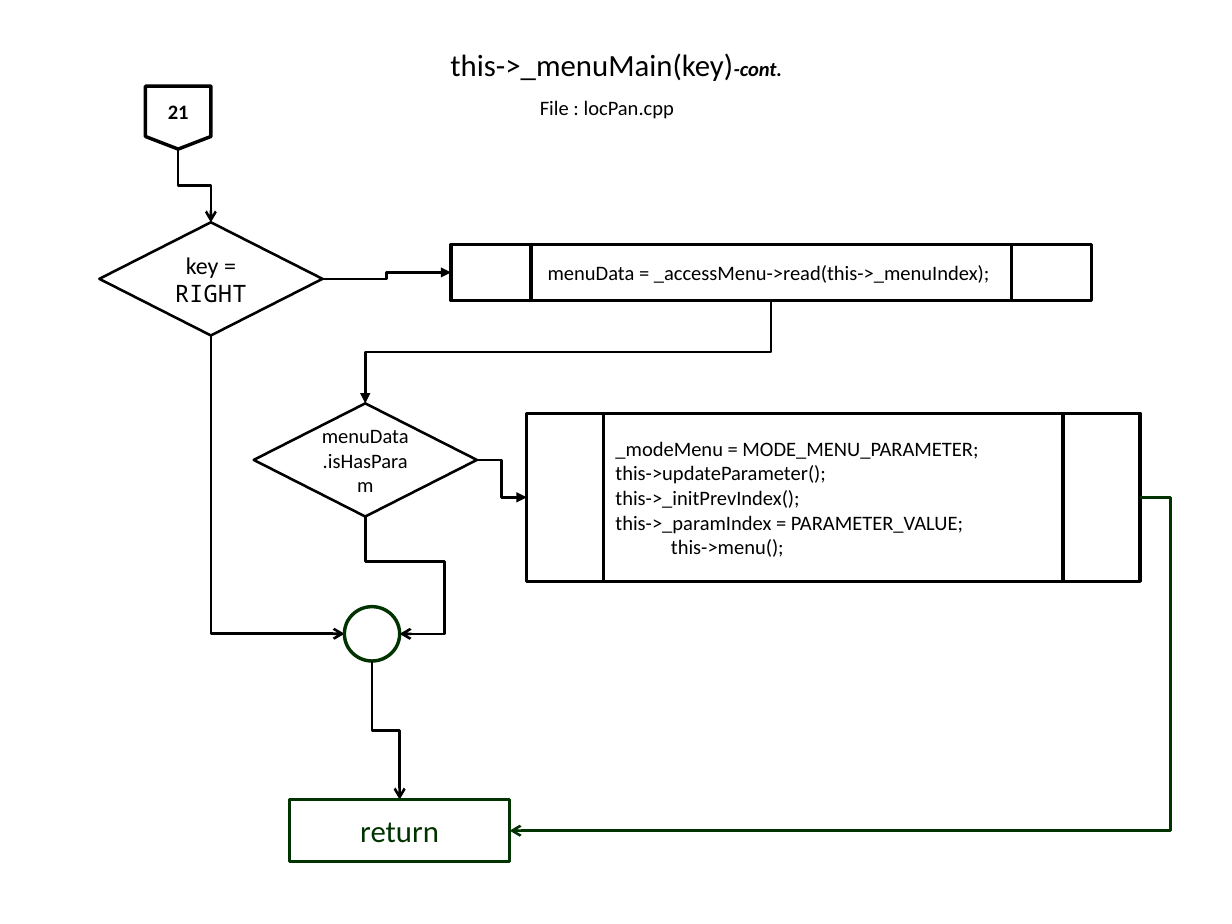
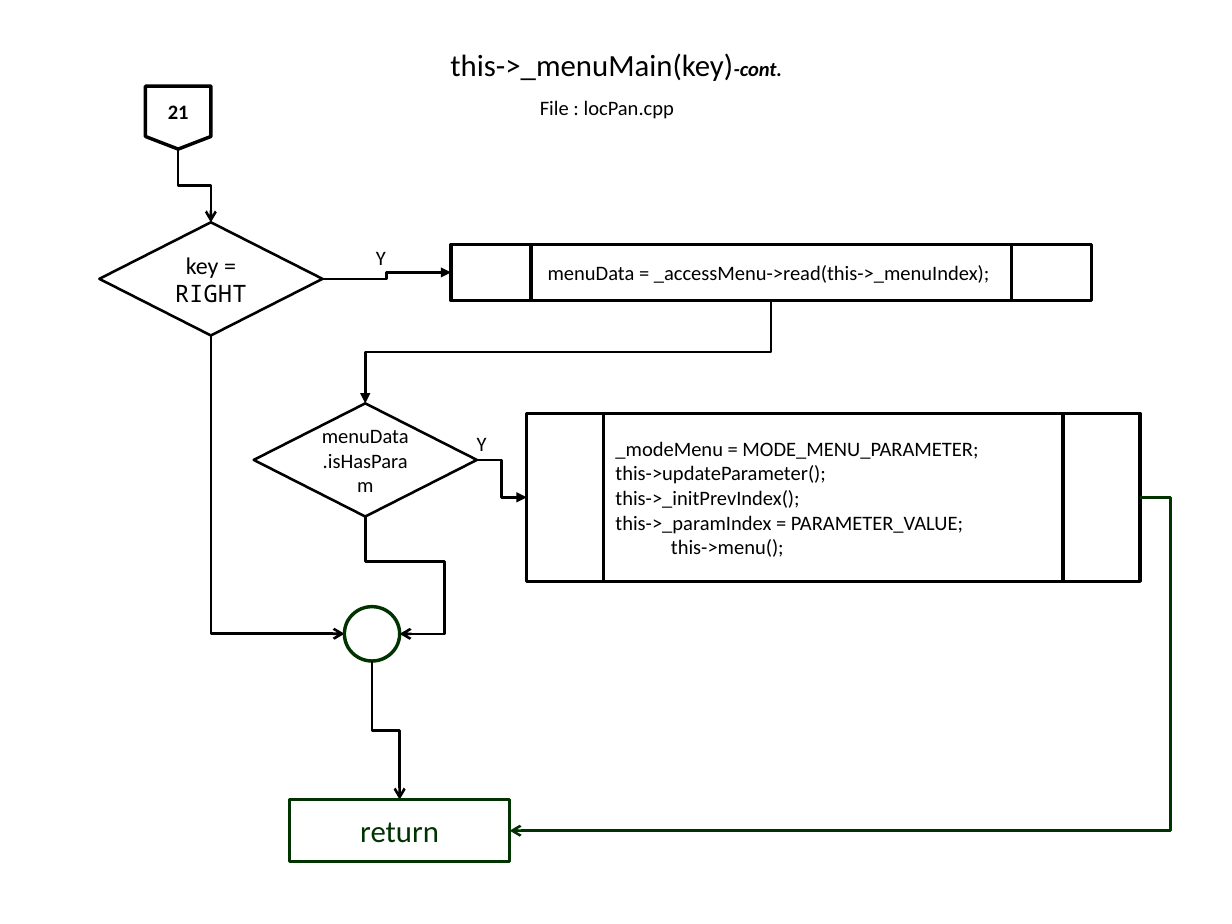
Before and after one commit to slametsampon/WFPS, a slide deck: slide 16 of resources/WFPS.pptx. Drawn at 1232x924 pixels with LibreOffice and Linux fonts; fonts in the diff are those of the drawing; background and template pictures are left out. Boxes give left, top, right and bottom in pixels: in the first picture for what was removed or moved away, otherwise in the second. Text is boxed around its words. In the diff, an @@ line names an element or a change of style, - is before the commit and + after.

```diff
--- a/resources/WFPS.pptx
+++ b/resources/WFPS.pptx
@@ text added at (376,252,386,265), 12 pt, text #000000 @@
+Y
@@ text added at (477,438,487,451), 12 pt, text #000000 @@
+Y
```
Also in this commit, not shown: 14 other slides changed.
